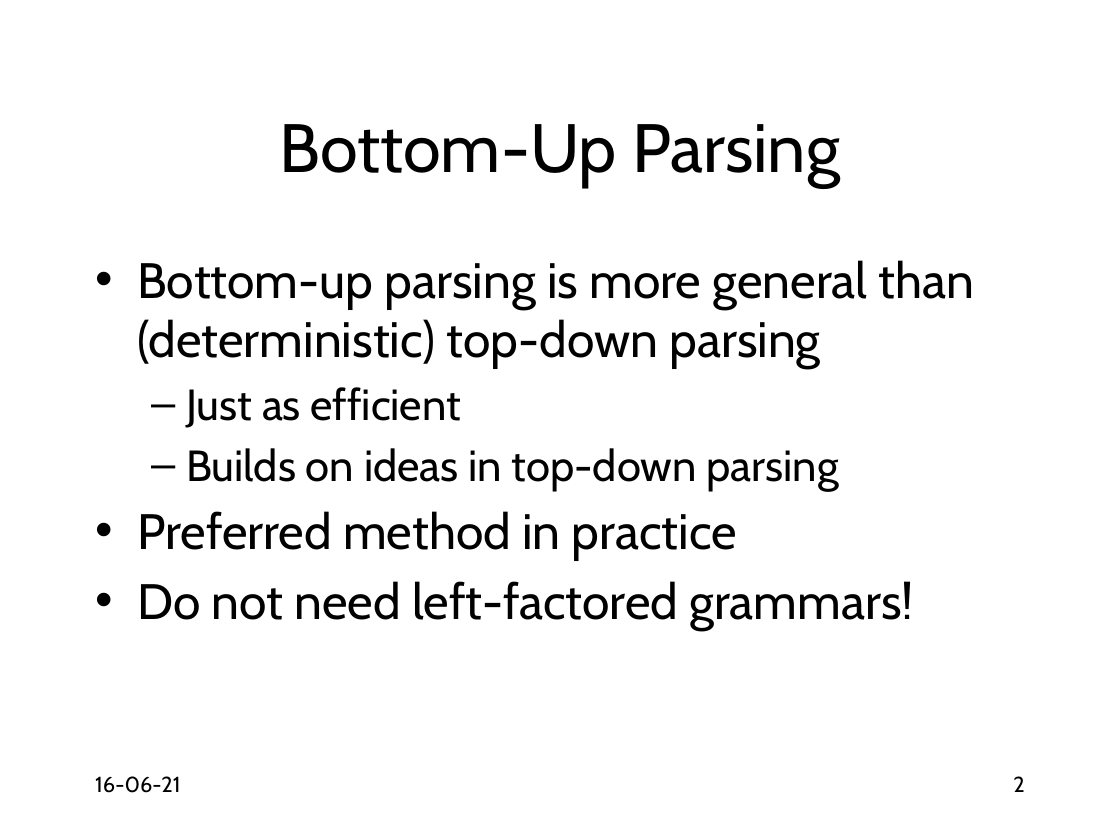
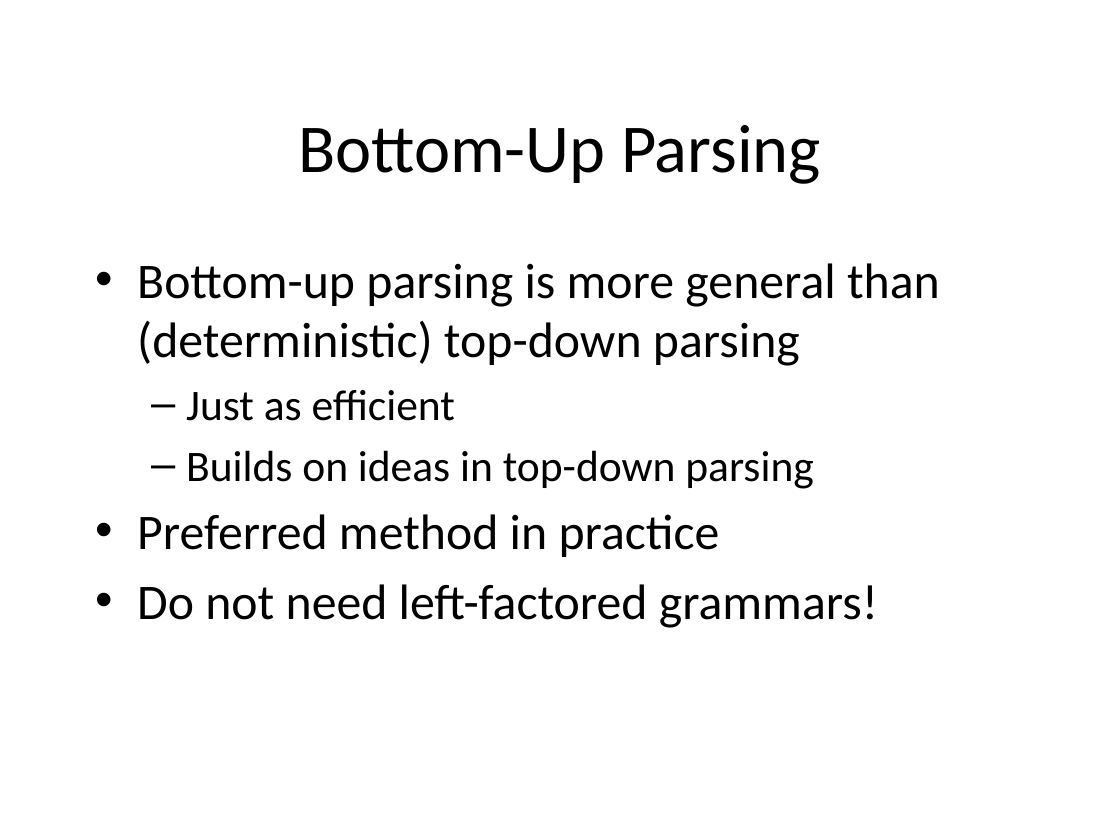
Before and after one commit to anoopsarkar/compilers-class, a slide deck: slide 2 of assets/ppt/parsing/lr1-shift-reduce-parsing.pptx. Drawn at 1120x840 pixels with LibreOffice and Linux fonts; fonts in the diff are those of the drawing. Boxes give left, top, right and bottom in pixels: in the first picture for what was removed or moved away, otherwise in the second. Text is boxed around its words. In the diff, an @@ line names an element or a change of style, - is before the commit and + after.

```diff
--- a/assets/ppt/parsing/lr1-shift-reduce-parsing.pptx
+++ b/assets/ppt/parsing/lr1-shift-reduce-parsing.pptx
@@ title "Bottom-Up Parsing" at box(298, 125, 821, 184): font Cabin to Calibri @@
@@ text "Bottom-up parsing is more general ..." at box(137, 263, 940, 628): font Cabin to Calibri @@
@@ text removed at box(95, 776, 180, 793) @@
-16-06-21
@@ page number removed at box(1013, 776, 1024, 792) @@
-2
```
Also in this commit, not shown: 15 other slides changed, 2 other files.
